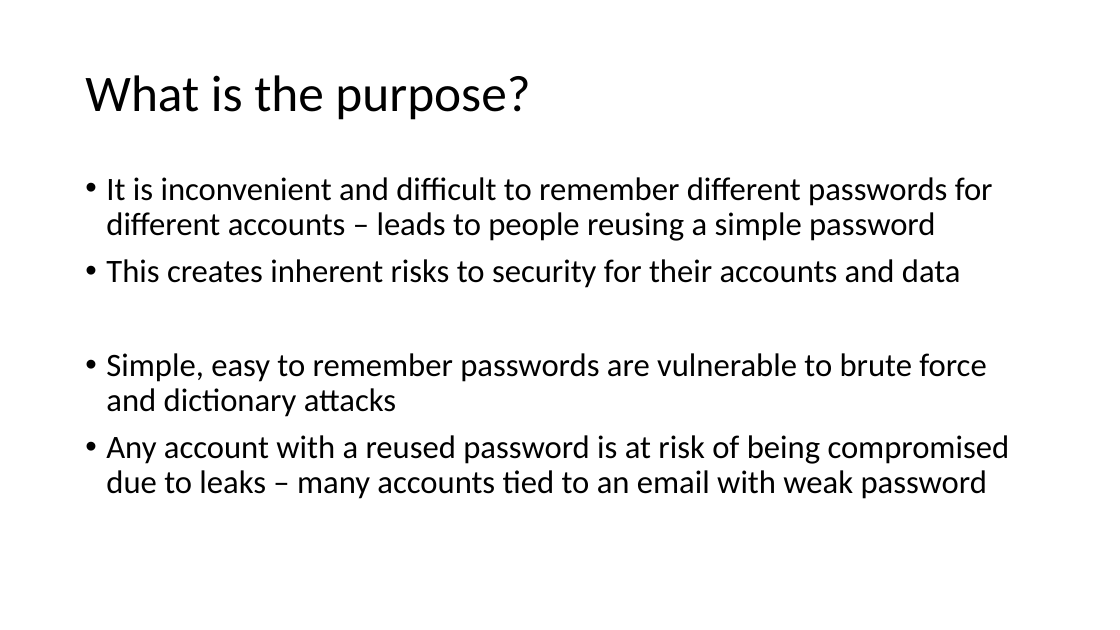
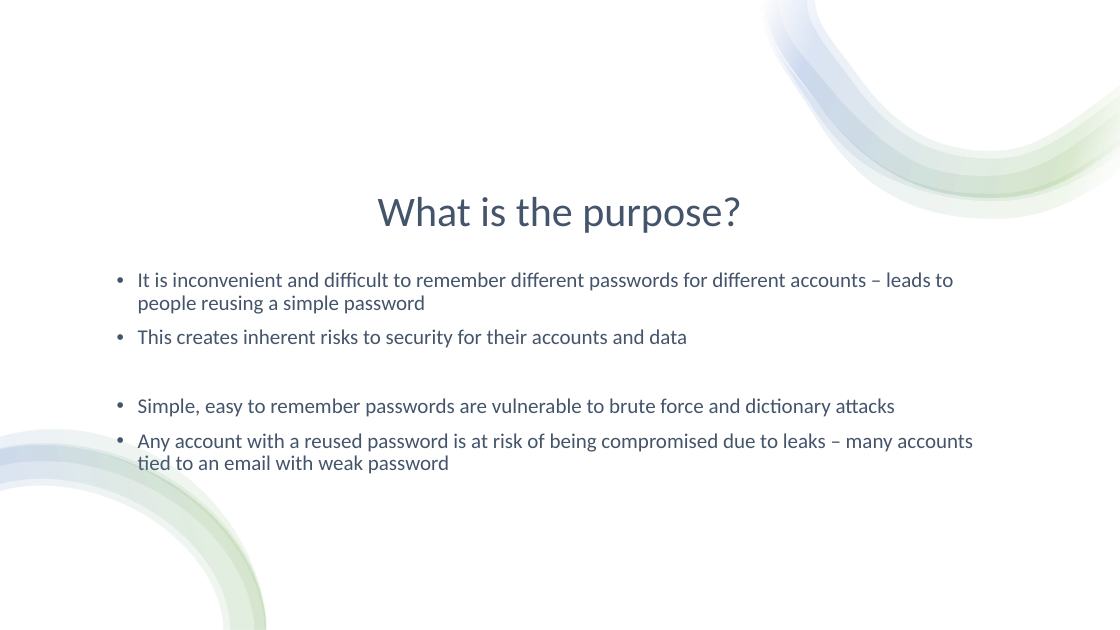
Before and after one commit to EWBennett/password-manager, a slide deck: slide 2 of Project Write-up/Presentation.pptx. Drawn at 1120x630 pixels with LibreOffice and Linux fonts; fonts in the diff are those of the drawing. Boxes give left, top, right and bottom in pixels: in the first picture for what was removed or moved away, otherwise in the second. Text is boxed around its words. In the diff, an @@ line names an element or a change of style, - is before the commit and + after.

```diff
--- a/Project Write-up/Presentation.pptx
+++ b/Project Write-up/Presentation.pptx
@@ rectangle added at box(0, 0, 1120, 630), fill #FFFFFF @@
@@ group added at box(762, 0, 1120, 219): 4 freeform shapes @@
@@ title "What is the purpose?": place and size @@
-title "What is the purpose?" at box(85, 75, 530, 120)
+title "What is the purpose?" at box(378, 197, 742, 233)
@@ title "What is the purpose?" at box(378, 197, 742, 233): size 44 to 36 pt, text colour #000000 to #44546A; alignment left to centre; vertical alignment middle to bottom @@
@@ text "It is inconvenient and difficult ...": place and size @@
-text "It is inconvenient and difficult ..." at box(106, 177, 1010, 499)
+text "It is inconvenient and difficult ..." at box(138, 272, 973, 474)
@@ text "It is inconvenient and difficult ..." at box(138, 272, 973, 474): size 28 to 18 pt, text colour #000000 to #44546A @@
@@ group added at box(0, 430, 266, 630): 4 freeform shapes @@
```
Also in this commit, not shown: 2 other slides changed, 6 slides added, 1 slide removed, 3 other files.
